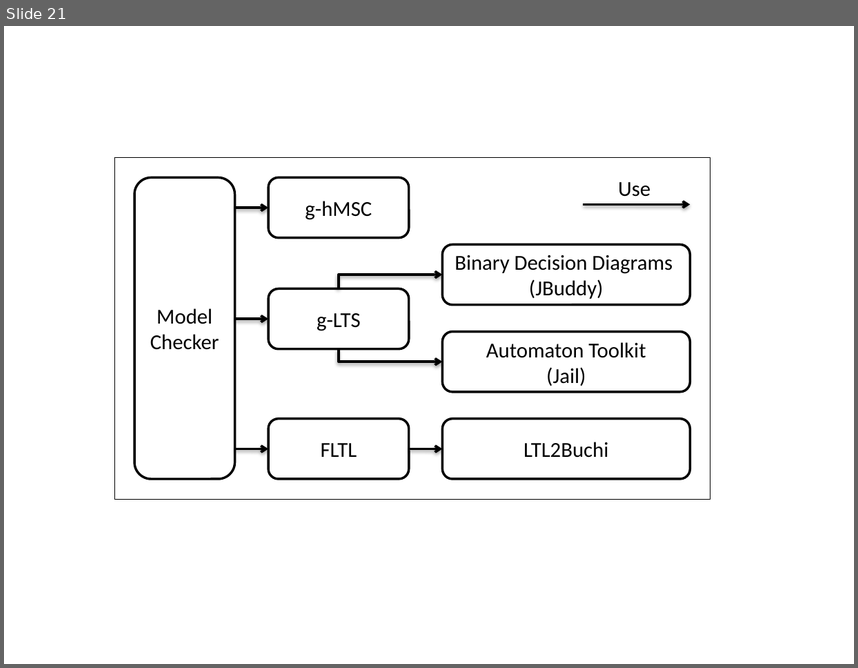
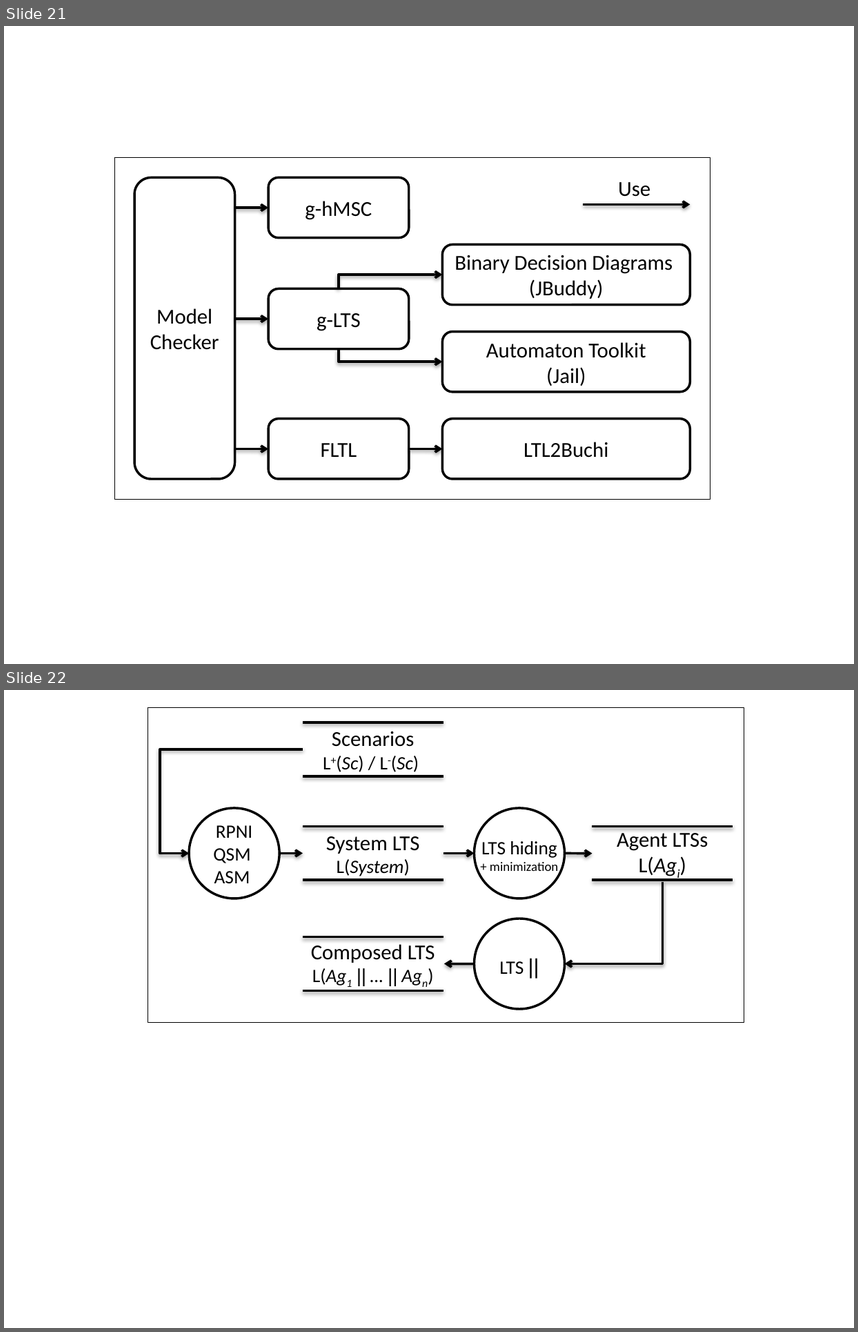
Before and after one commit to blambeau/phd, a slide deck: writing/images/train.pptx. Shown one above the other, each under a label of ours: slide 21 before the commit, slides 21 and 22 after it. The pictures are 858x668 and 858x1332 pixels, drawn with LibreOffice and Linux fonts; fonts in the diff are those of the drawing. Boxes give left, top, right and bottom in pixels: in the first picture for what was removed or moved away, otherwise in the second. Text is boxed around its words. In the diff, an @@ line names an element or a change of style, - is before the commit and + after.

```diff
--- a/writing/images/train.pptx
+++ b/writing/images/train.pptx
@@ slide 22 added at <box>4,690,854,1328</box>, background #FFFFFF @@
@@ group added at <box>148,708,744,1023</box>: 8 lines, 4 texts, 4 arrows, 3 ellipses, 2 elbow arrows, 1 rectangle @@
+Scenarios
+L+(Sc) / L-(Sc)
+RPNI
+QSM
+ASM
+System LTS
+L(System)
+Agent LTSs
+L(Agi)
+LTS hiding
++ minimization
+LTS ||
+Composed LTS
+L(Ag1 || … || Agn)
```
Also in this commit, not shown: 2 slides changed, 2 other files.
